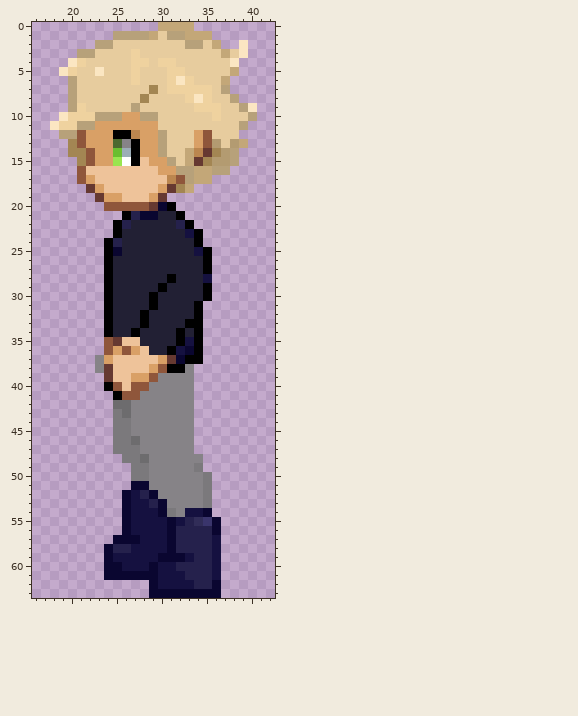
File history of a pixel-art sprite, Art/MainCharacter/main_ch_male_side_left_anim_pickaxe_1.png. The picture above was drawn from the file before the commit.
The file is 64x64 pixels. Colours within 5 levels of each other are drawn and written as one. Shown: x 16..42, y 0..63. The old version is drawn lined up with the new one.
Now the later version:
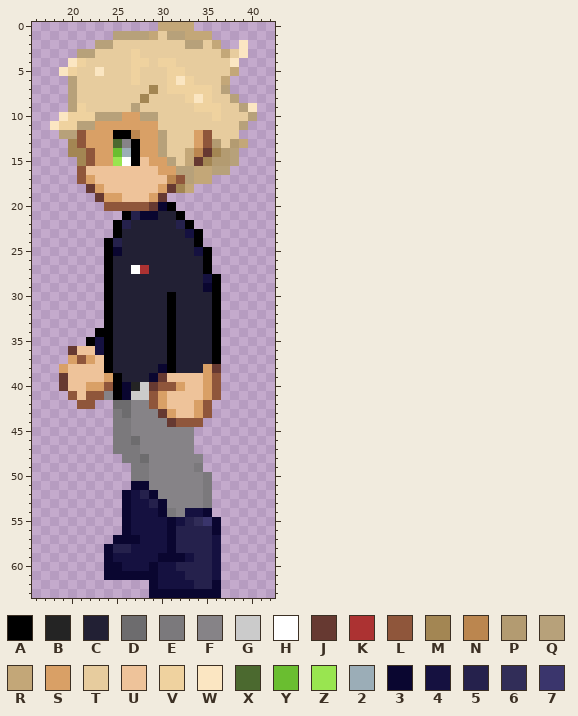
Palette (. is transparent): A #000000  B #242424  C #222034  D #6d6c6e  E #7b797c  F #868387  G #cbcbcb  H #ffffff  J #663931  K #ac3232  L #8f563b  M #a38653  N #bb864f  P #b39b71  Q #b7a17a  R #c3a778  S #d9a066  T #e7cc9e  U #eec39a  V #efd29f  W #fbe6c2  X #4b692f  Y #6abe30  Z #99e550  2 #9badb7  3 #0a0630  4 #151140  5 #25214c  6 #312d58  7 #3a356c
Edits made:
whole drawing moved by -3,+0 (the old picture is shown already moved)
Changed rows in their new state; - is an unchanged pixel.
first column x 19:
27 --------HK--------
28 ------------C----A
29 -----------C----3A
30 ----------C-A---CA
31 ----------C-A--CCA
32 ---------C--A--CCA
33 ---------C--A-CCCA
34 ----A---C---AC-CCA
35 ---A4ACCC---ACCCCA
36 -JUU4ACCCC---CCCCA
37 -SLSUACCCCCCACCCCA
38 SUUUUACCCCC3-CCCSJ
39 JUUUUSACCC3JUUUUSL
40 JUUSSLA3BGJLLSUUSL
41 -LULLF-3GGLSUUUUSL
42 --LL------LSUUUSL-
43 -----------JSUUSL-
44 ------------JLLL--
Changed places in both pictures, as pixel boxes (x1, y1, x2, y2):
changed: (59, 265, 221, 427)
